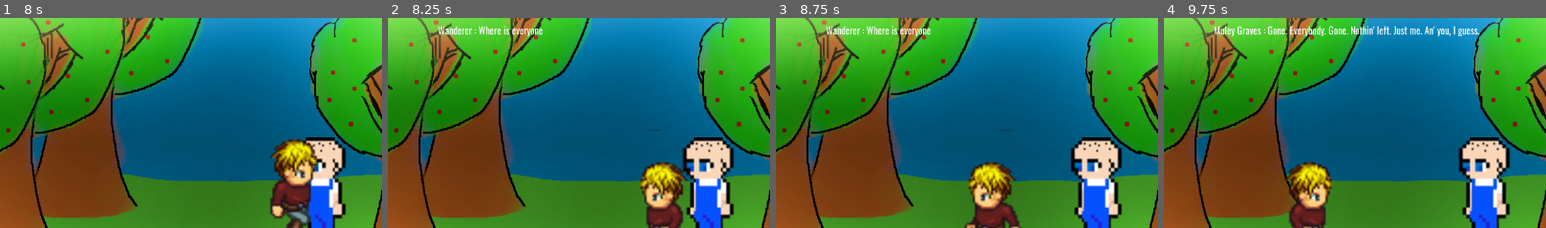
Above: before the commit, frames 1-4 (left to right).
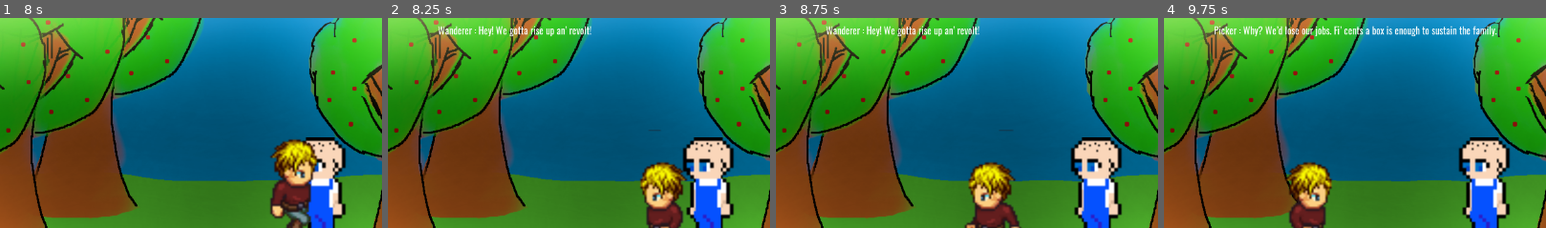
Above: after the commit, the same moments.

Repository: tonyjiang02/WhatHappenedHere
Game: Godot game, scene res://InsideOrchard.tscn
Same seed, same stepped clock (60 frames per second), same inputs: the game is played once before the commit and once after it. Before the commit the project has no main scene; this scene is started directly in both runs. Sound files missing from this copy of the repository are replaced by a short silence.
Inputs:
- Up to frame 1 (8 s): tap Enter at 0.5 s; hold F 0.53-1.28 s; hold Right (ui_right) 0.53-2.03 s; tap Up (ui_up) at 0.77, 1.52, 3.02, 3.77, 4.52, 6.02, 6.77, 7.52 s; tap C every 1.5 s from 1.35 to 7.35 s; hold F 2.03-2.78 s; hold Left (ui_left) 2.03-4.28 s; hold F 3.53-4.28 s; tap Space at 4.25 s; hold Right (ui_right) from 4.28 s (still down); hold F 5.03-5.78 s; hold F 6.53-7.28 s
- Up to frame 2 (8.25 s): tap F at 8 s; release Right (ui_right) at 8.03 s; hold Left (ui_left) from 8.03 s (still down); hold F from 8.03 s (still down)
- Up to frame 3 (8.75 s): keep holding Left (ui_left); keep holding F
- Up to frame 4 (9.75 s): release F at 8.78 s; tap C at 8.85 s; tap Up (ui_up) at 9.02 s; tap F at 9.5 s; release Left (ui_left) at 9.53 s; hold Right (ui_right) from 9.53 s (still down); hold F from 9.53 s (still down)
The pictures show only the part of the screen within x 11-61%, y 35-85%; the shares and areas given below are measured in that part.

Frame 1 is identical in both runs. In frame 2, 0.7% of the frame differs, in the area x 23-54%, y 3-9%; in frame 3, 0.7%; in frame 4, 2.1%, in the area x 13-88%, y 3-9%.

Commit message:
dialogue

Diff:
--- a/project.godot
+++ b/project.godot
@@ -16,6 +16,7 @@
 [application]
 
 config/name="What Happened Here"
+run/main_scene="res://StartScene.tscn"
 config/icon="res://icon.png"
 
 [autoload]
--- a/textfiles/dialoguePicker.json
+++ b/textfiles/dialoguePicker.json
@@ -1,11 +1,9 @@
 {
-    "1": {"name":"Wanderer","content": "Where is everyone"},
-    "2": {"name":"Muley Graves","content":"Gone. Everybody. Gone. Nothin' left. Just me. An' you, I guess."},
-    "3": {"name":"Wanderer","content":"Where they gone off to?"},
-    "4": {"name":"Muley Graves","content":"California. Out West. Herded like sheep I say. Herded like sheep"},
-    "5": {"name":"Wanderer","content":"Don't blame 'em. This place don't exactly look like paradise."},
-    "6": {"name":"Muley Graves","content":"Dust comin' up an' spoilin' ever'thing so a man didn't get enough crop to plug up an ant's ass. An' ever'body got bills at the grocery. \n\nYou know how it is. Well, the folks that owns the lan' says, We can't afford to keep no tenants.So they bring' in 'em men with tractors n push us off. All 'cept me, an' by God I ain't goin'. \n\nFunny eh? A man who walks on his lan' is the lan' n' owns the lan'. But a man who don’t walk on the lan' is a servan' of his own property."},
-    "7": {"name":"Muley Graves","content":"There's something about the land. Owning the land and feeling well when the land is doing well and feeling down when the land start to dry up and shrivel. Something 'bout feelin' the rain come down on your skin and feel it sinkin' into the crevices in the dirt. A man is something with his land, something strong, something human. Me, now, I'm prey. I'm just a weasel."},
-    "8": {"name":"Wanderer","content":"Your fambly?"},
-    "9": {"name":"Muley Graves","content":"Gone. My wife an' the kids an' her brother all took an' went to California. They wasn't nothin' to eat. They wasn't as mad as me, so they went. They wasn't nothin' to eat here"}
+    "1": {"name":"Wanderer","content": "Hey! We gotta rise up an’ revolt!"},
+    "2": {"name":"Picker","content":"Why? We’d lose our jobs. Fi’ cents a box is enough to sustain the family."},
+    "3": {"name":"Wanderer","content":"It’s only fi’ ‘cause there were protests outside, but now they’re gettin’ broken down. We gotta do somethin'!"},
+    "4": {"name":"Picker","content":"But the price they clearly say Fi’ cents a box. If I join ‘em reds I’d be riskin’ it all!"},
+    "5": {"name":"Wanderer","content":"We don’t got no choice! Once ‘em reds are gone, you can’t feed your children no more. You can’t deepen your meat no more. You can’t live no more. We get pushed, pulled, shoved ‘round like we’re nothin’! Cops cause more trouble than they stop. We can’t keep takin’ this like sittin’ ducks."},
+    "6": {"name":"Picker","content":" If you’re so passionate an’ fired up why don’t you go strike? Why you need to drag us down with you?"},
+    "7": {"name":"Wanderer","content":"‘Cause we gotta make CHANGE! ‘Em strikes don’t get enough backin’, so they fall apart. Imagine if all us pickers make a stand!\n\n What separates us from ‘em so called reds? We all gotta feed our famblies, We all gotta live, we all jus’ tryna’ get by without hurtin’ nobody. We can’t jus’ sit here while our kind suffers an’ endures for our sakes! With ‘em cops around, we’ll never get peace.\n\n If we… If we unite and support each other though… we can WIN! We’d be the ones in control. We can feed our famblies an’ share our meat! Nobody gotta suffer no more!"}
 }
